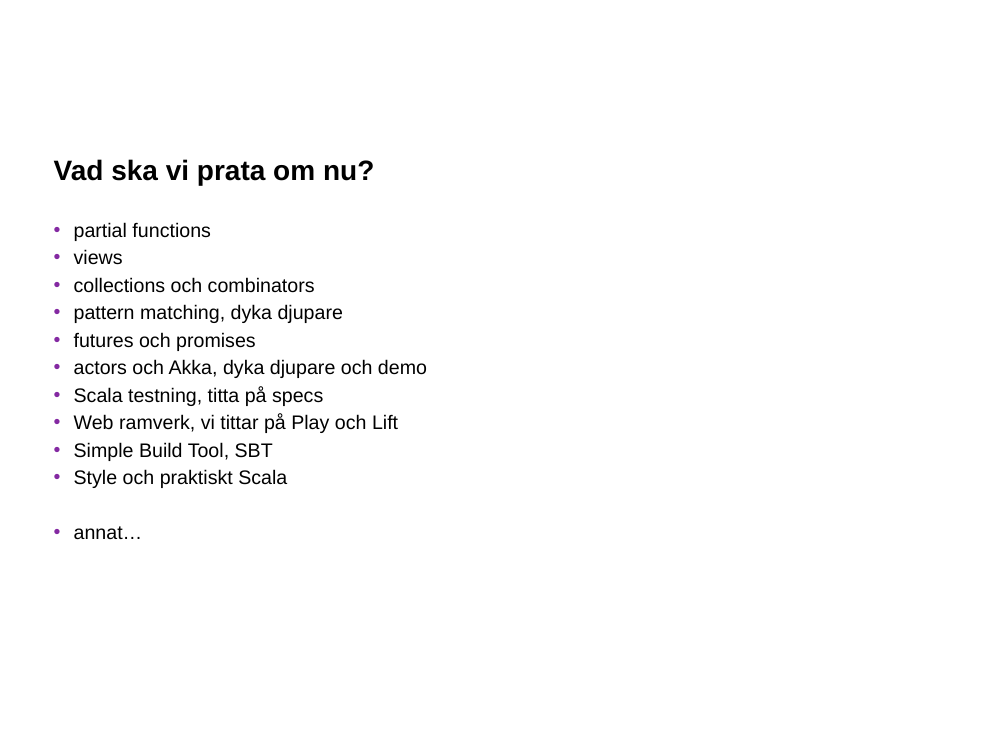
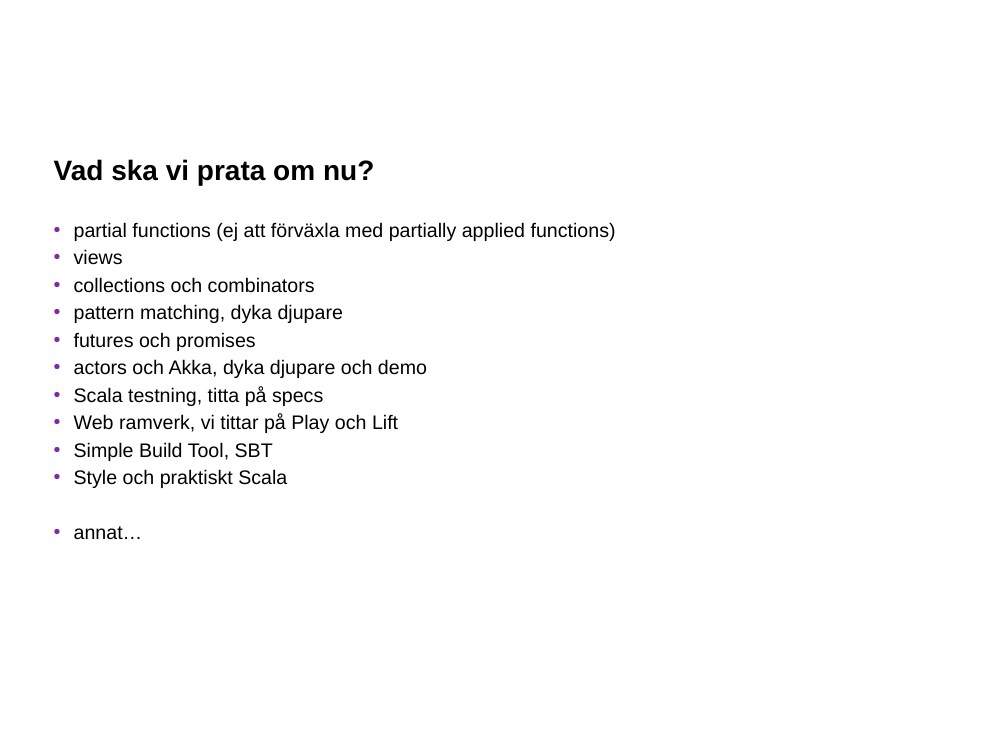
Before and after one commit to claesathiq/hiqscalaintermediate, a slide deck: slide 3 of doc/Scala intermediate.pptx. Drawn at 1008x756 pixels with LibreOffice and Linux fonts; fonts in the diff are those of the drawing; background and template pictures are left out. Boxes give left, top, right and bottom in pixels: in the first picture for what was removed or moved away, otherwise in the second. Text is boxed around its words. In the diff, an @@ line names an element or a change of style, - is before the commit and + after.

```diff
--- a/doc/Scala intermediate.pptx
+++ b/doc/Scala intermediate.pptx
@@ text at (x1=74, y1=222, x2=616, y2=241): text changed @@
-• partial functions
+• partial functions (ej att förväxla med partially applied functions)
```
Also in this commit, not shown: 2 other slides changed, 16 slides added.
